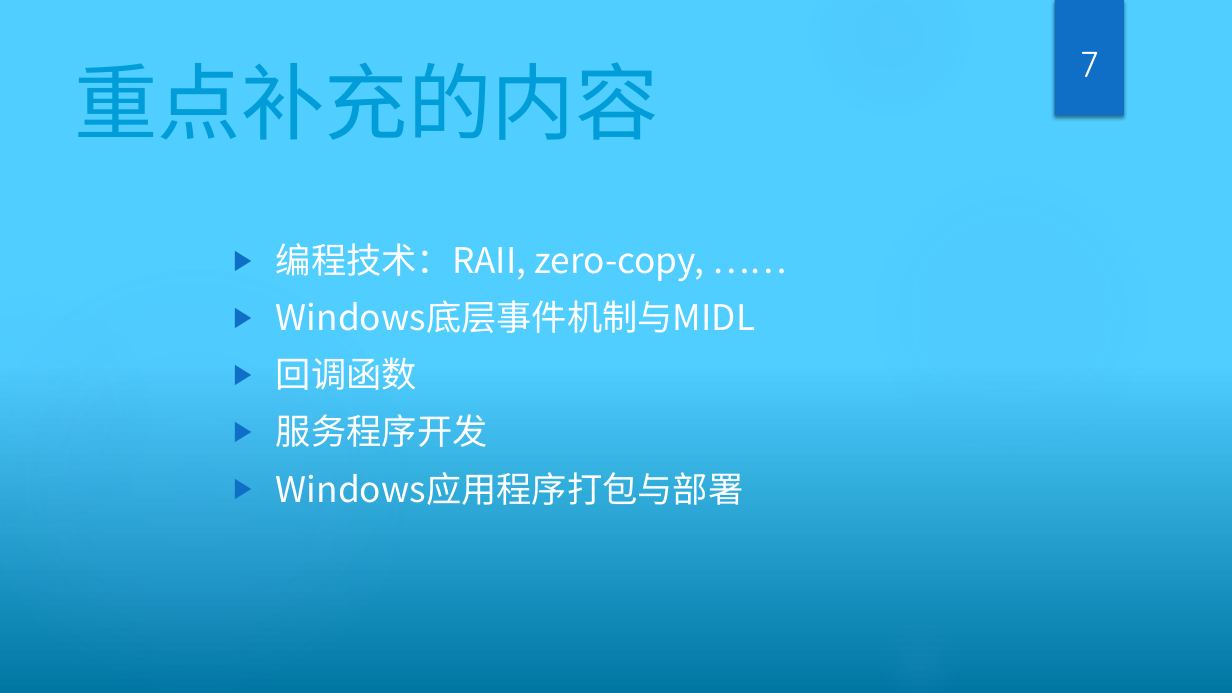
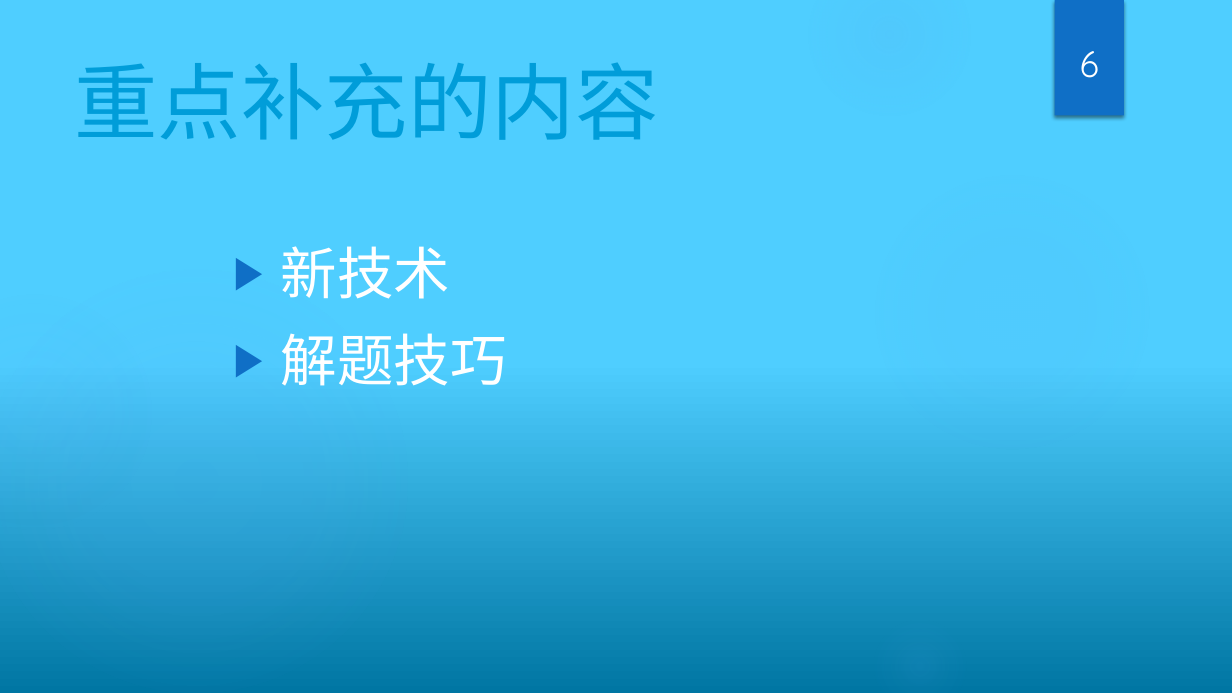
Before and after one commit to network-whu/2021, a slide deck: slide 6 of slides/instruction/introduction.pptx (slide 7 before the commit). Drawn at 1232x693 pixels with LibreOffice and Linux fonts; fonts in the diff are those of the drawing. Boxes give left, top, right and bottom in pixels: in the first picture for what was removed or moved away, otherwise in the second. Text is boxed around its words. In the diff, an @@ line names an element or a change of style, - is before the commit and + after.

```diff
--- a/slides/instruction/introduction.pptx
+++ b/slides/instruction/introduction.pptx
@@ page number at [1080,51,1099,78]: text changed @@
-7
+6
@@ text at [281,246,507,386]: text changed; size 27.5 to 44 pt @@
-▶ 编程技术：RAII, zero-copy, ……
-▶ Windows底层事件机制与MIDL
-▶ 回调函数
-▶ 服务程序开发
-▶ Windows应用程序打包与部署
+▶ 新技术
+▶ 解题技巧
```
Also in this commit, not shown: 4 other slides changed, 2 slides removed, 1 other file.
